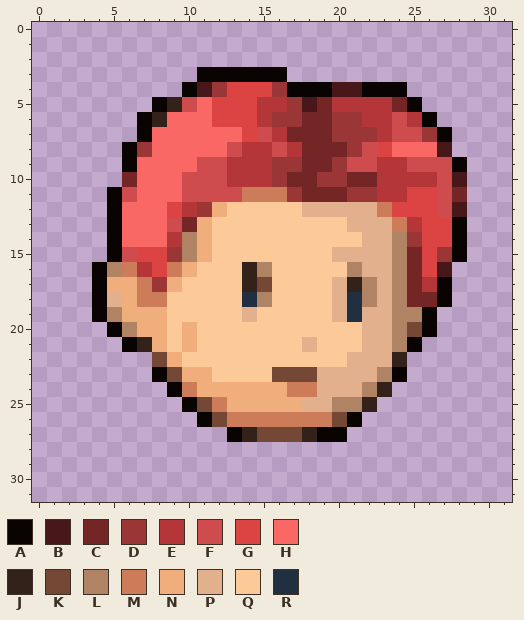
Pixel-art sprite, stored at Renders and Cosmetics/Lucas/STCs/Lucas_EB64_TE_2_STC.png. The picture above was drawn from the file before the commit.
The file is 32x32 pixels. Colours within 5 levels of each other are drawn and written as one.
Palette (. is transparent): A #090401  B #471719  C #732625  D #9a3636  E #b43638  F #ce4c4e  G #db4442  H #fa6865  J #332219  K #744835  L #af8363  M #cc7c59  N #f0ae7c  P #e2b08c  Q #fcca99  R #203041
The same view after the edit:
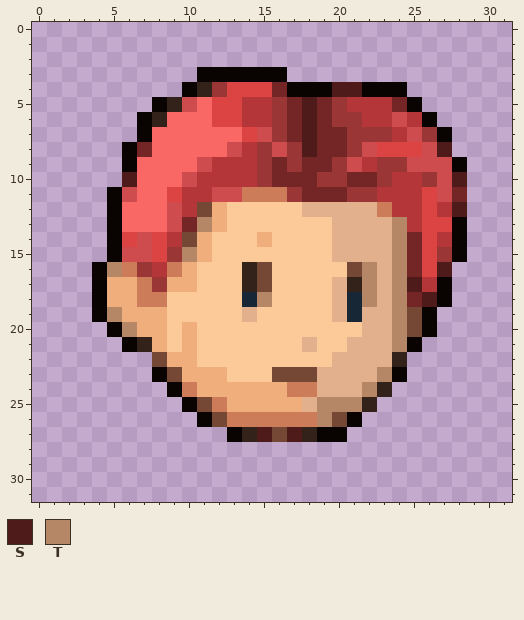
Colours new in this view: S #4e1a1a  T #b58766
Edits made:
{"colour":"R","old":"#203041","new":"#182736"}
{"y":4,"x":11,"old":"B","new":"J"}
{"y":4,"x":16,"old":"D","new":"C"}
{"y":4,"x":20,"old":"BB","new":"SS"}
{"y":5,"x":14,"old":"G","new":"E"}
{"y":5,"x":16,"old":"EDB","new":"DCS"}
{"y":5,"x":20,"old":"E","new":"D"}
{"y":6,"x":14,"old":"G","new":"E"}
{"y":6,"x":17,"old":"DC","new":"CS"}
{"y":7,"x":16,"old":"E","new":"D"}
{"y":7,"x":18,"old":"C","new":"S"}
{"y":7,"x":20,"old":"D","new":"C"}
{"y":7,"x":23,"old":"EF","new":"DE"}
{"y":8,"x":7,"old":"D","new":"C"}
{"y":8,"x":15,"old":"E","new":"D"}
{"y":8,"x":17,"old":"EC","new":"DS"}
{"y":8,"x":24,"old":"HHHB","new":"GGFS"}
{"y":9,"x":12,"old":"F","new":"E"}
{"y":9,"x":15,"old":"ED","new":"DC"}
{"y":9,"x":22,"old":"FEE","new":"EDD"}
{"y":10,"x":6,"old":"C","new":"S"}
{"y":10,"x":11,"old":"FF","new":"EE"}
{"y":10,"x":15,"old":"ED","new":"DC"}
{"y":10,"x":23,"old":"E","new":"D"}
{"y":10,"x":26,"old":"E","new":"D"}
{"y":10,"x":28,"old":"B","new":"S"}
{"y":11,"x":9,"old":"HFF","new":"GEE"}
{"y":11,"x":25,"old":"G","new":"E"}
{"y":12,"x":9,"old":"G","new":"F"}
{"y":12,"x":11,"old":"D","new":"K"}
{"y":12,"x":24,"old":"GG","new":"EE"}
{"y":12,"x":27,"old":"FB","new":"ES"}
{"y":13,"x":11,"old":"NQ","new":"TN"}
{"y":13,"x":20,"old":"Q","new":"P"}
{"y":13,"x":24,"old":"M","new":"T"}
{"y":14,"x":6,"old":"HHH","new":"GFG"}
{"y":14,"x":10,"old":"L","new":"K"}
{"y":14,"x":15,"old":"Q","new":"N"}
{"y":14,"x":20,"old":"QQ","new":"PP"}
{"y":14,"x":24,"old":"LD","new":"TC"}
{"y":14,"x":27,"old":"G","new":"E"}
{"y":15,"x":7,"old":"G","new":"F"}
{"y":15,"x":10,"old":"L","new":"T"}
{"y":15,"x":24,"old":"L","new":"T"}
{"y":16,"x":5,"old":"L","new":"T"}
{"y":16,"x":7,"old":"EG","new":"DE"}
{"y":16,"x":15,"old":"L","new":"K"}
{"y":16,"x":21,"old":"LP","new":"KT"}
{"y":16,"x":24,"old":"L","new":"T"}
{"y":16,"x":27,"old":"B","new":"S"}
{"y":17,"x":10,"old":"Q","new":"N"}
{"y":17,"x":22,"old":"L","new":"T"}
{"y":17,"x":24,"old":"LC","new":"TS"}
{"y":18,"x":5,"old":"P","new":"N"}
{"y":18,"x":15,"old":"L","new":"T"}
{"y":18,"x":22,"old":"L","new":"T"}
{"y":18,"x":24,"old":"L","new":"T"}
{"y":18,"x":26,"old":"C","new":"S"}
{"y":19,"x":5,"old":"L","new":"T"}
{"y":19,"x":24,"old":"LL","new":"TK"}
{"y":20,"x":6,"old":"L","new":"T"}
{"y":20,"x":24,"old":"L","new":"T"}
{"y":21,"x":21,"old":"Q","new":"P"}
{"y":21,"x":24,"old":"L","new":"T"}
{"y":22,"x":10,"old":"Q","new":"N"}
{"y":22,"x":20,"old":"Q","new":"P"}
{"y":23,"x":12,"old":"Q","new":"N"}
{"y":23,"x":23,"old":"L","new":"T"}
{"y":24,"x":22,"old":"L","new":"T"}
{"y":25,"x":19,"old":"PLL","new":"TTT"}
{"y":26,"x":19,"old":"M","new":"T"}
{"y":27,"x":15,"old":"K","new":"S"}
{"y":27,"x":17,"old":"K","new":"S"}
{"label":"changed","picture_box":[107,82,467,442]}
